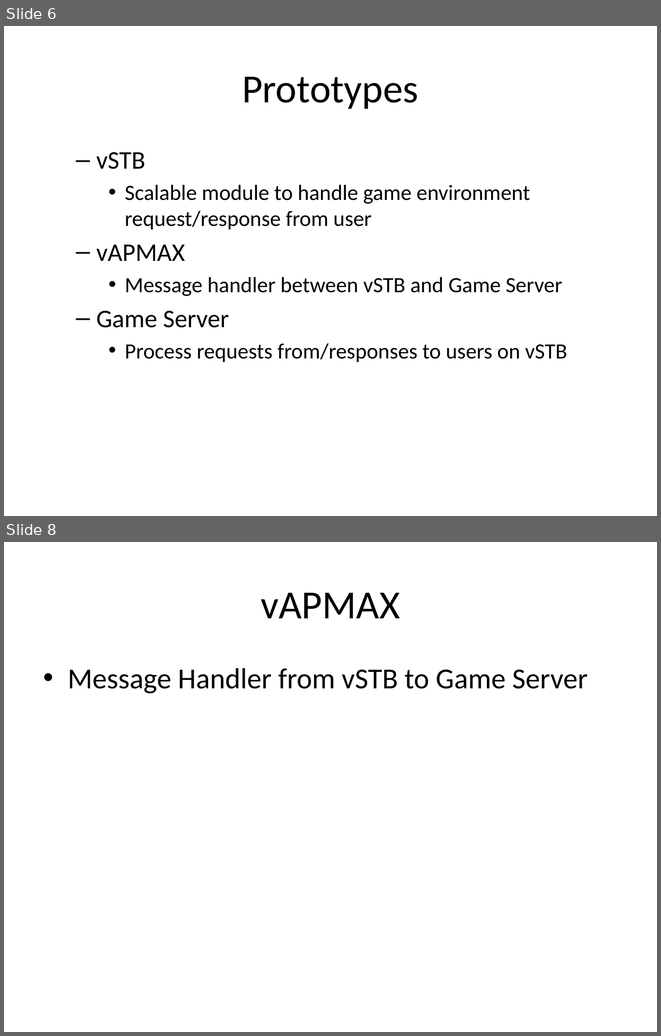
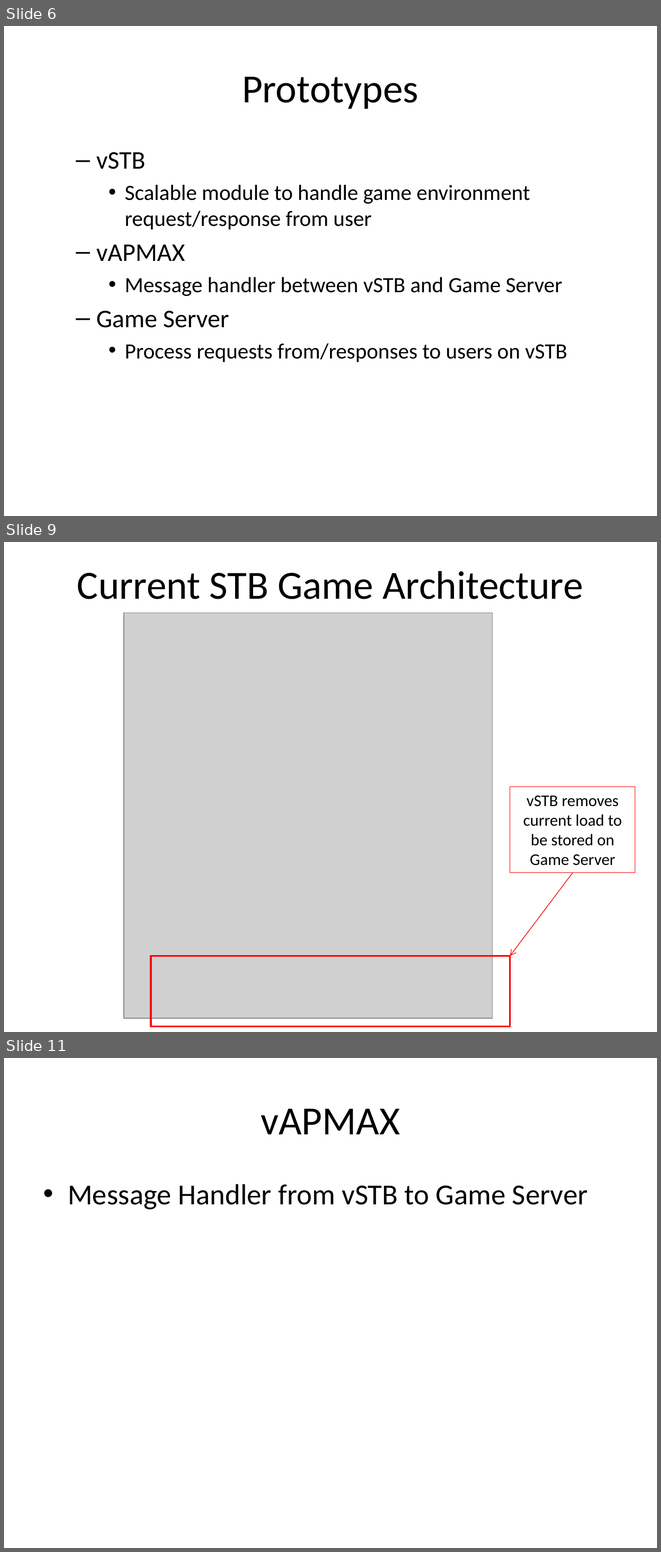
Before and after one commit to SDSMT-CSC/STBMF, a slide deck: docs/srDesign_ClientPresentation2.pptx. Shown one above the other, each under a label of ours: slides 6 and 8 before the commit, slides 6, 9 and 11 after it; the slides between them are not shown. The pictures are 661x1036 and 661x1552 pixels, drawn with LibreOffice and Linux fonts; fonts in the diff are those of the drawing; grey boxes stand for pictures. Boxes give left, top, right and bottom in pixels: in the first picture for what was removed or moved away, otherwise in the second. Text is boxed around its words. In the diff, an @@ line names an element or a change of style, - is before the commit and + after.

```diff
--- a/docs/srDesign_ClientPresentation2.pptx
+++ b/docs/srDesign_ClientPresentation2.pptx
@@ slide 9 added at box(4, 542, 657, 1032), background #FFFFFF @@
@@ title added at box(77, 571, 583, 599), 44 pt, text #000000 @@
+Current STB Game Architecture
@@ picture added at box(123, 612, 493, 1018) @@
@@ rectangle added at box(510, 787, 635, 872), outline #FF0000 0.75 pt, 18 pt, text #000000 @@
+vSTB removes current load to be stored on Game Server
@@ arrow added from (573, 872) to (510, 955), #FF0000 0.75 pt @@
@@ rectangle added at box(151, 955, 510, 1026), outline #FF0000 2 pt @@
@@ what was slide 8 is now slide 11 @@
```
Also in this commit, not shown: 1 slide changed, 2 other slides added.
